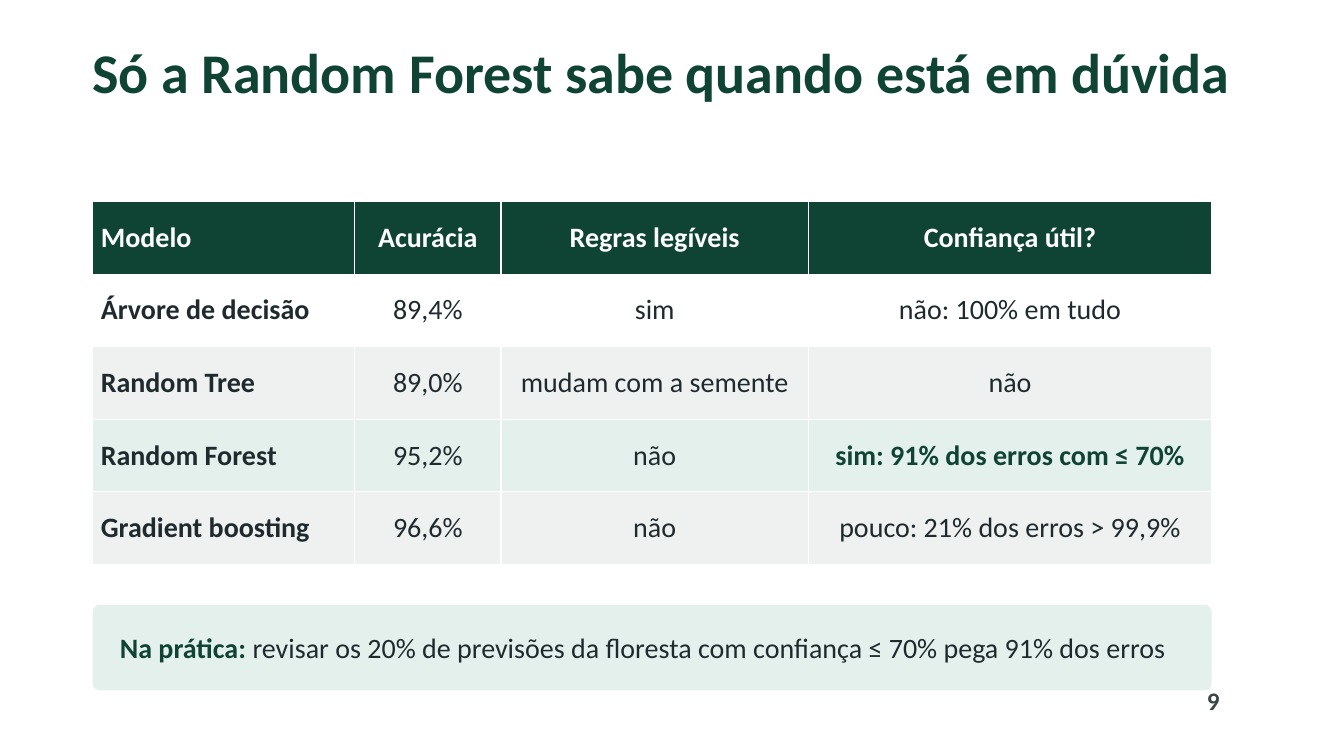
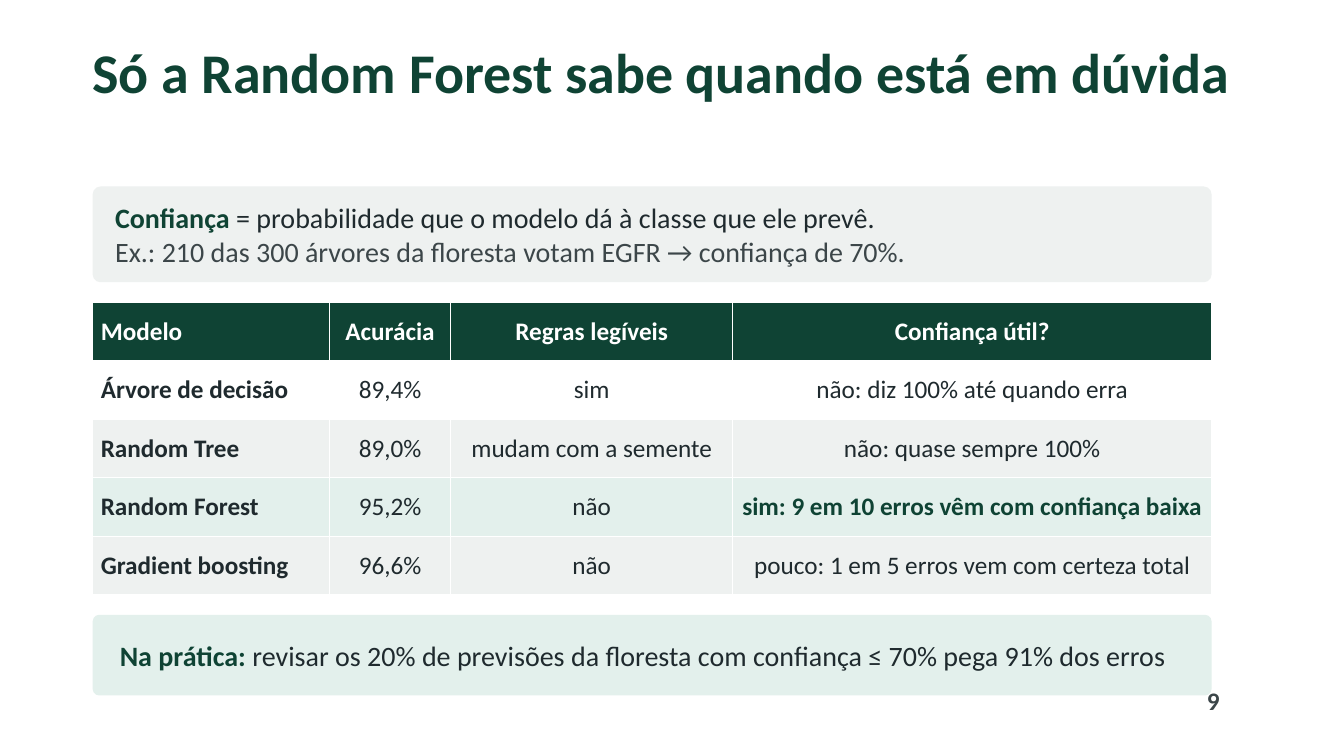
Before and after one commit to pumba-dev/machine-learning-practice, a slide deck: slide 9 of slides/apresentacao_random_tree.pptx. Drawn at 1344x756 pixels with LibreOffice and Linux fonts; fonts in the diff are those of the drawing; background and template pictures are left out. Boxes give left, top, right and bottom in pixels: in the first picture for what was removed or moved away, otherwise in the second. Text is boxed around its words. In the diff, an @@ line names an element or a change of style, - is before the commit and + after.

```diff
--- a/slides/apresentacao_random_tree.pptx
+++ b/slides/apresentacao_random_tree.pptx
@@ rounded rectangle added at [93,187,1212,282], fill #EEF1F0, 20 pt, text #3C4649 @@
+Confiança = probabilidade que o modelo dá à classe que ele prevê.
+Ex.: 210 das 300 árvores da floresta votam EGFR → confiança de 70%.
@@ table at [93,302,1212,595] @@
-row 2, column 4: não: 100% em tudo
+row 2, column 4: não: diz 100% até quando erra
-row 3, column 4: não
+row 3, column 4: não: quase sempre 100%
-row 4, column 4: sim: 91% dos erros com ≤ 70%
+row 4, column 4: sim: 9 em 10 erros vêm com confiança baixa
-row 5, column 4: pouco: 21% dos erros > 99,9%
+row 5, column 4: pouco: 1 em 5 erros vem com certeza total
@@ size 20 to 18 pt in "Modelo", "Acurácia", "Regras legíveis", "Confiança útil?" and 12 more places @@
@@ table: place and size @@
-table at [93,202,1212,565]
+table at [93,302,1212,595]
@@ rounded rectangle "Na prática: revisar os 20% ...": place and size @@
-rounded rectangle "Na prática: revisar os 20% ..." at [93,605,1212,691]
+rounded rectangle "Na prática: revisar os 20% ..." at [93,615,1212,696]
```
Also in this commit, not shown: 1 other slide changed, 4 other files.
